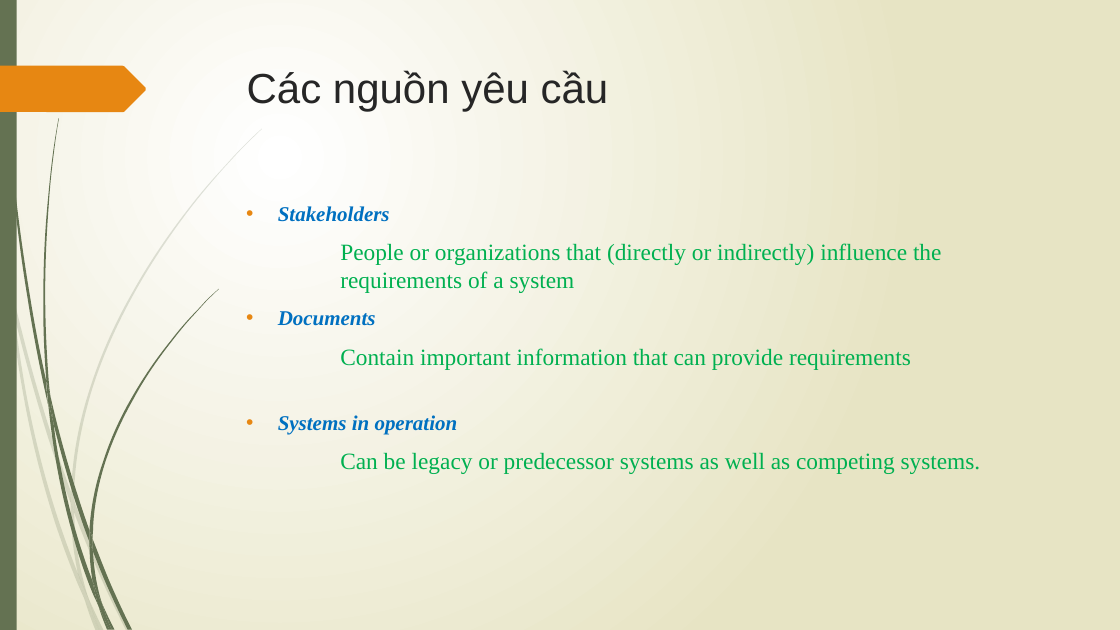
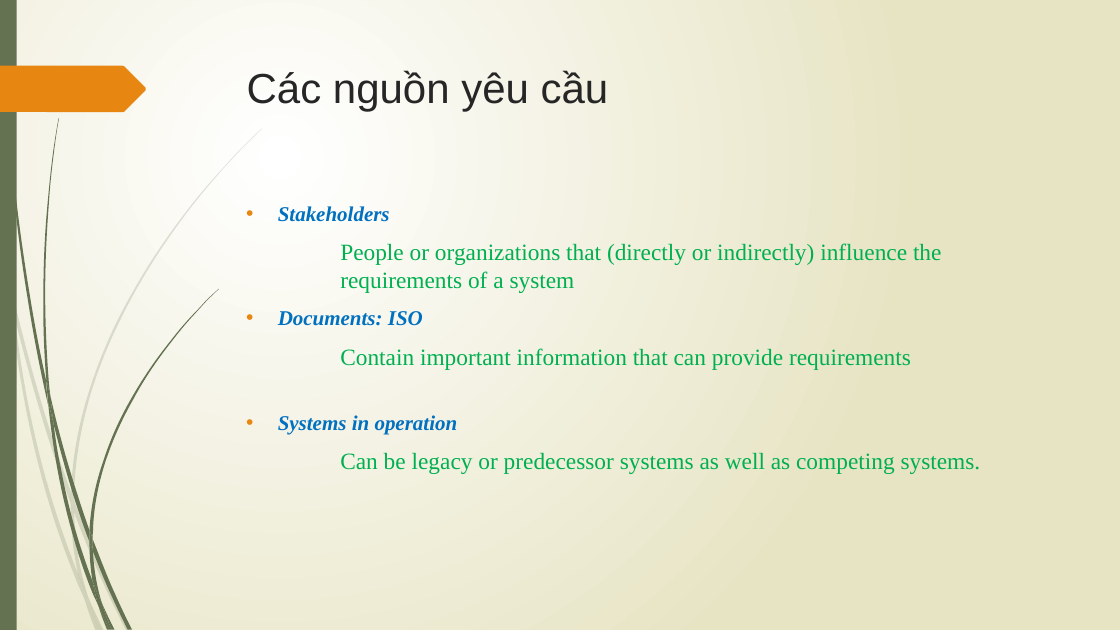
Before and after one commit to vutuanhai237/CourseMaterials, a slide deck: slide 42 of SE357-Requirement engineering/Slides/Lý thuyết/Bài 4- Khám phá yêu cầu.pptx. Drawn at 1120x630 pixels with LibreOffice and Linux fonts; fonts in the diff are those of the drawing. Boxes give left, top, right and bottom in pixels: in the first picture for what was removed or moved away, otherwise in the second. Text is boxed around its words. In the diff, an @@ line names an element or a change of style, - is before the commit and + after.

```diff
--- a/SE357-Requirement engineering/Slides/Lý thuyết/Bài 4- Khám phá yêu cầu.pptx
+++ b/SE357-Requirement engineering/Slides/Lý thuyết/Bài 4- Khám phá yêu cầu.pptx
@@ text at box(278, 311, 423, 326): text changed @@
-• Documents
+• Documents: ISO
```
Also in this commit, not shown: 15 other slides changed, 6 slides added, 3 slides removed, 19 other files.
